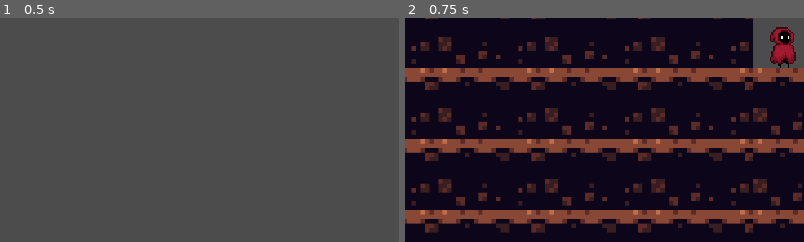
Above: before the commit, frames 1-2 (left to right).
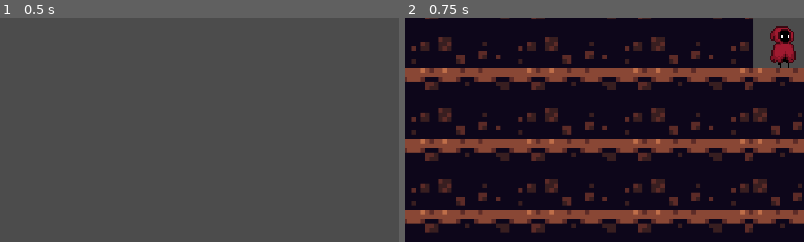
Above: after the commit, the same moments.

Repository: devmanso/gd-platformer2d
Game: Godot game, scene res://Menu.tscn
Two runs of this game, one before a commit and one after it. Both use one fixed random seed, a clock stepped at 60 frames per second and the inputs below. The engine's default icon, where the game draws it, is replaced by a stand-in: a white triangle on a blue panel in a dark square.
Inputs:
- Up to frame 1 (0.5 s): no input
- Up to frame 2 (0.75 s): click "Start new game" at 0.5 s
The pictures show only the part of the screen within x 3-52%, y 43-93%; the shares and areas given below are measured in that part.

Frame 1 is identical in both runs. In frame 2, 0.3% of the frame differs, in the area x 91-98%, y 3-22%.

Commit message:
World 2 CanvasLayer setup

Diff:
--- a/Player.tscn
+++ b/Player.tscn
@@ -3,8 +3,7 @@
 [ext_resource path="res://Player.gd" type="Script" id=1]
 [ext_resource path="res://art/AnimationSheet_Character.png" type="Texture" id=2]
 
-[sub_resource type="RectangleShape2D" id=1]
-extents = Vector2( 8, 16 )
+[sub_resource type="CapsuleShape2D" id=9]
 
 [sub_resource type="Animation" id=2]
 length = 0.001
@@ -133,7 +132,8 @@
 vframes = 9
 
 [node name="CollisionShape2D" type="CollisionShape2D" parent="."]
-shape = SubResource( 1 )
+position = Vector2( -2, -3 )
+shape = SubResource( 9 )
 
 [node name="AnimationPlayer" type="AnimationPlayer" parent="."]
 anims/RESET = SubResource( 2 )
--- a/levels/World1.tscn
+++ b/levels/World1.tscn
@@ -37,9 +37,9 @@
 position = Vector2( 144, 384 )
 
 [node name="SceneChanger" parent="." instance=ExtResource( 8 )]
-position = Vector2( 1056, 528 )
+position = Vector2( 1064, 872 )
 scale = Vector2( 3.9588, 1.17924 )
-next_scene = "Menu.tscn"
+next_scene = "levels/World2.tscn"
 
 [node name="Wall" parent="." instance=ExtResource( 1 )]
 position = Vector2( 64, 472 )
@@ -444,3 +444,115 @@
 [node name="Wall62" parent="." instance=ExtResource( 1 )]
 position = Vector2( 1032, -168 )
 scale = Vector2( 8, 8 )
+
+[node name="Wall102" parent="." instance=ExtResource( 1 )]
+position = Vector2( 1224, -296 )
+scale = Vector2( 8, 8 )
+
+[node name="Wall103" parent="." instance=ExtResource( 1 )]
+position = Vector2( 1416, -296 )
+scale = Vector2( 8, 8 )
+
+[node name="Wall104" parent="." instance=ExtResource( 1 )]
+position = Vector2( 1608, -296 )
+scale = Vector2( 8, 8 )
+
+[node name="Wall105" parent="." instance=ExtResource( 1 )]
+position = Vector2( 1800, -296 )
+scale = Vector2( 8, 8 )
+
+[node name="Wall106" parent="." instance=ExtResource( 1 )]
+position = Vector2( -696, -296 )
+scale = Vector2( 8, 8 )
+
+[node name="Wall107" parent="." instance=ExtResource( 1 )]
+position = Vector2( -504, -296 )
+scale = Vector2( 8, 8 )
+
+[node name="Wall108" parent="." instance=ExtResource( 1 )]
+position = Vector2( -312, -296 )
+scale = Vector2( 8, 8 )
+
+[node name="Wall109" parent="." instance=ExtResource( 1 )]
+position = Vector2( -120, -296 )
+scale = Vector2( 8, 8 )
+
+[node name="Wall110" parent="." instance=ExtResource( 1 )]
+position = Vector2( 72, -296 )
+scale = Vector2( 8, 8 )
+
+[node name="Wall111" parent="." instance=ExtResource( 1 )]
+position = Vector2( 264, -296 )
+scale = Vector2( 8, 8 )
+
+[node name="Wall112" parent="." instance=ExtResource( 1 )]
+position = Vector2( 456, -296 )
+scale = Vector2( 8, 8 )
+
+[node name="Wall113" parent="." instance=ExtResource( 1 )]
+position = Vector2( 648, -296 )
+scale = Vector2( 8, 8 )
+
+[node name="Wall114" parent="." instance=ExtResource( 1 )]
+position = Vector2( 840, -296 )
+scale = Vector2( 8, 8 )
+
+[node name="Wall115" parent="." instance=ExtResource( 1 )]
+position = Vector2( 1032, -296 )
+scale = Vector2( 8, 8 )
+
+[node name="Wall116" parent="." instance=ExtResource( 1 )]
+position = Vector2( 1224, -424 )
+scale = Vector2( 8, 8 )
+
+[node name="Wall117" parent="." instance=ExtResource( 1 )]
+position = Vector2( 1416, -424 )
+scale = Vector2( 8, 8 )
+
+[node name="Wall118" parent="." instance=ExtResource( 1 )]
+position = Vector2( 1608, -424 )
+scale = Vector2( 8, 8 )
+
+[node name="Wall119" parent="." instance=ExtResource( 1 )]
+position = Vector2( 1800, -424 )
+scale = Vector2( 8, 8 )
+
+[node name="Wall120" parent="." instance=ExtResource( 1 )]
+position = Vector2( -696, -424 )
+scale = Vector2( 8, 8 )
+
+[node name="Wall121" parent="." instance=ExtResource( 1 )]
+position = Vector2( -504, -424 )
+scale = Vector2( 8, 8 )
+
+[node name="Wall122" parent="." instance=ExtResource( 1 )]
+position = Vector2( -312, -424 )
+scale = Vector2( 8, 8 )
+
+[node name="Wall123" parent="." instance=ExtResource( 1 )]
+position = Vector2( -120, -424 )
+scale = Vector2( 8, 8 )
+
+[node name="Wall124" parent="." instance=ExtResource( 1 )]
+position = Vector2( 72, -424 )
+scale = Vector2( 8, 8 )
+
+[node name="Wall125" parent="." instance=ExtResource( 1 )]
+position = Vector2( 264, -424 )
+scale = Vector2( 8, 8 )
+
+[node name="Wall126" parent="." instance=ExtResource( 1 )]
+position = Vector2( 456, -424 )
+scale = Vector2( 8, 8 )
+
+[node name="Wall127" parent="." instance=ExtResource( 1 )]
+position = Vector2( 648, -424 )
+scale = Vector2( 8, 8 )
+
+[node name="Wall128" parent="." instance=ExtResource( 1 )]
+position = Vector2( 840, -424 )
+scale = Vector2( 8, 8 )
+
+[node name="Wall129" parent="." instance=ExtResource( 1 )]
+position = Vector2( 1032, -424 )
+scale = Vector2( 8, 8 )
--- /dev/null
+++ b/levels/World2.tscn
@@ -0,0 +1,76 @@
+[gd_scene load_steps=5 format=2]
+
+[ext_resource path="res://art/pink_berry_bush.png" type="Texture" id=1]
+[ext_resource path="res://assets/Wall.tscn" type="PackedScene" id=2]
+[ext_resource path="res://Player.tscn" type="PackedScene" id=3]
+[ext_resource path="res://art/blueberry_bush.png" type="Texture" id=4]
+
+[node name="World2" type="Node2D"]
+
+[node name="Wall" parent="." instance=ExtResource( 2 )]
+position = Vector2( 64, 64 )
+scale = Vector2( 8, 8 )
+
+[node name="Wall2" parent="." instance=ExtResource( 2 )]
+position = Vector2( 256, 64 )
+scale = Vector2( 8, 8 )
+
+[node name="Wall5" parent="." instance=ExtResource( 2 )]
+position = Vector2( 448, 64 )
+scale = Vector2( 8, 8 )
+
+[node name="Wall4" parent="." instance=ExtResource( 2 )]
+position = Vector2( -320, 64 )
+scale = Vector2( 8, 8 )
+
+[node name="Wall3" parent="." instance=ExtResource( 2 )]
+position = Vector2( -128, 64 )
+scale = Vector2( 8, 8 )
+
+[node name="Node" type="Node" parent="."]
+
+[node name="-3" type="CanvasLayer" parent="Node"]
+follow_viewport_enable = true
+follow_viewport_scale = 0.7
+
+[node name="-2" type="CanvasLayer" parent="Node"]
+follow_viewport_enable = true
+follow_viewport_scale = 0.8
+
+[node name="-1" type="CanvasLayer" parent="Node"]
+follow_viewport_enable = true
+follow_viewport_scale = 0.9
+
+[node name="0" type="CanvasLayer" parent="Node"]
+follow_viewport_enable = true
+
+[node name="PinkBerryBush2" type="Sprite" parent="Node/0"]
+position = Vector2( -176, -64 )
+scale = Vector2( 4, 4 )
+texture = ExtResource( 1 )
+
+[node name="PinkBerryBush3" type="Sprite" parent="Node/0"]
+position = Vector2( 416, -64 )
+scale = Vector2( 4, 4 )
+texture = ExtResource( 1 )
+
+[node name="Player" parent="Node/0" instance=ExtResource( 3 )]
+position = Vector2( 232, -88 )
+scale = Vector2( 2, 2 )
+
+[node name="1" type="CanvasLayer" parent="Node"]
+follow_viewport_enable = true
+follow_viewport_scale = 1.1
+
+[node name="2" type="CanvasLayer" parent="Node"]
+follow_viewport_enable = true
+follow_viewport_scale = 1.2
+
+[node name="3" type="CanvasLayer" parent="Node"]
+follow_viewport_enable = true
+follow_viewport_scale = 1.3
+
+[node name="BlueberryBush" type="Sprite" parent="."]
+position = Vector2( -8, -64 )
+scale = Vector2( 4, 4 )
+texture = ExtResource( 4 )
Binary file added: art/berry_bush.aseprite
Binary file added: art/blueberry_bush.png
Not shown, added: art/blueberry_bush.png.import
Binary file added: art/pink_berry_bush.png
Not shown, added: art/pink_berry_bush.png.import
Binary file added: art/red_berry_bush.png
Not shown, added: art/red_berry_bush.png.import
